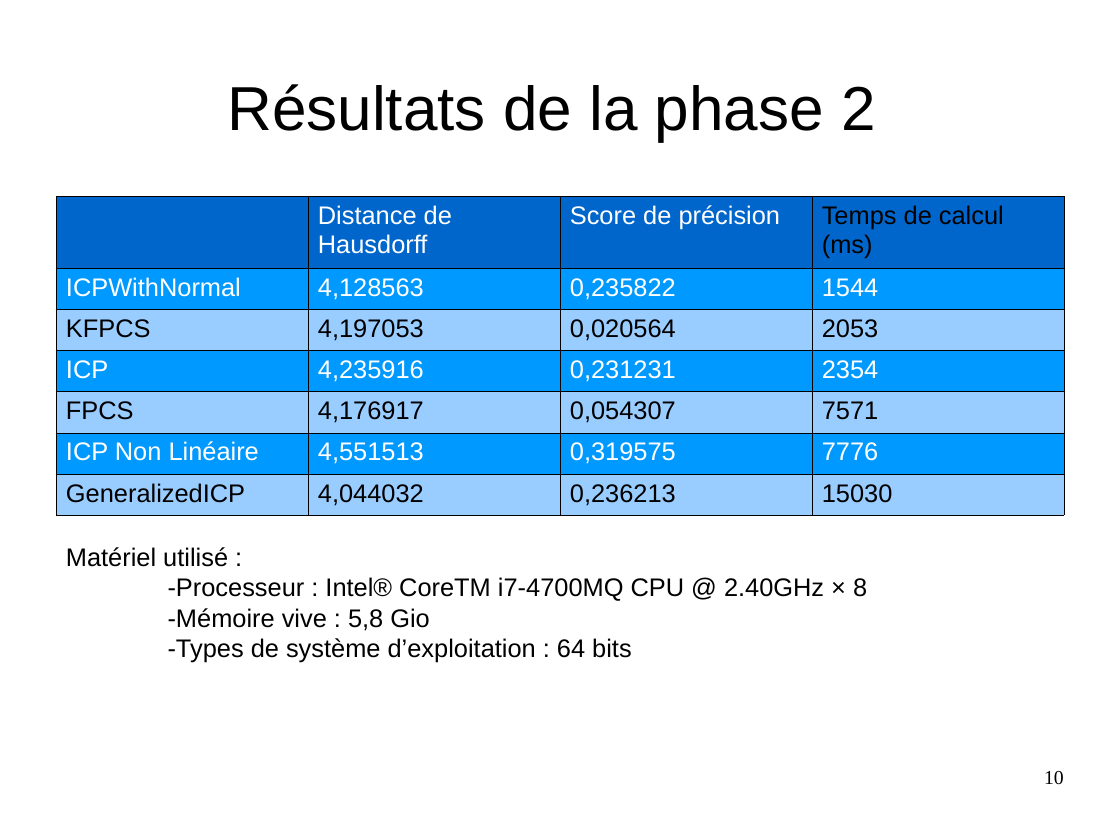
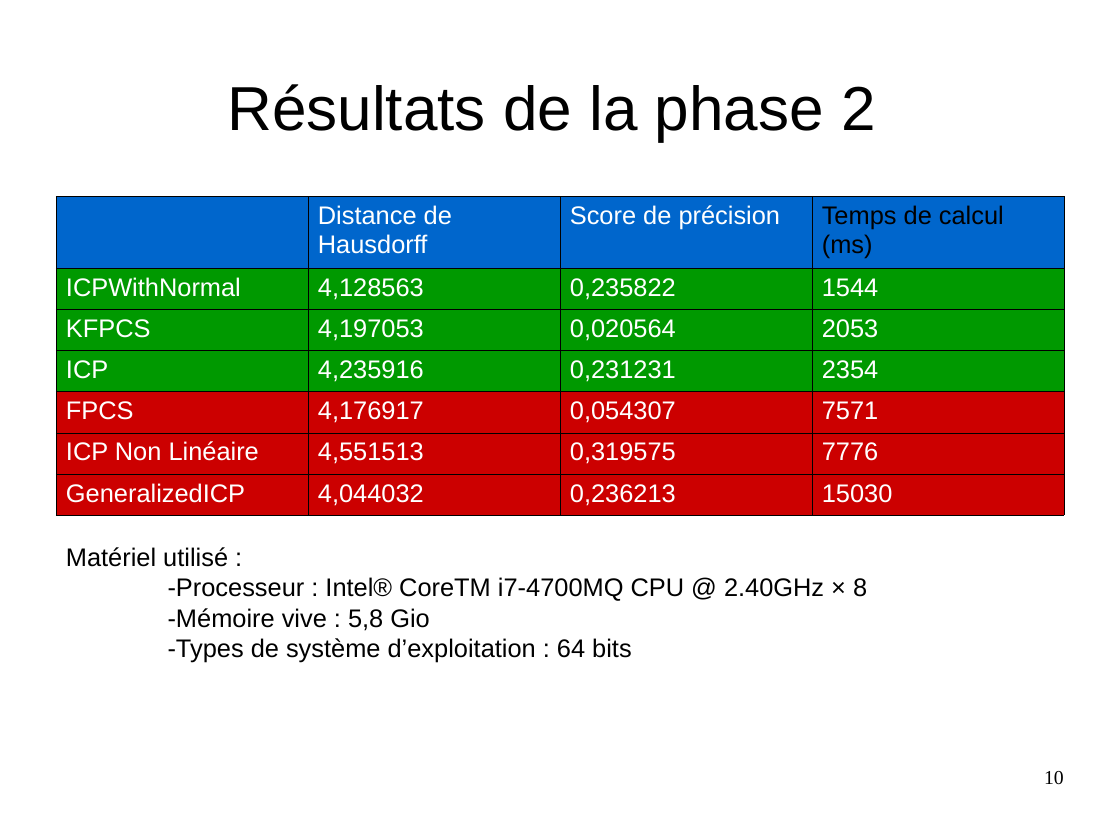
Before and after one commit to MABILYJohan/TER_Recalage_multi_points, a slide deck: slide 10 of Rapports et diapos/Diapositive_TER.odp. Drawn at 1120x840 pixels with LibreOffice and Linux fonts; fonts in the diff are those of the drawing; background and template pictures are left out. Boxes give left, top, right and bottom in pixels: in the first picture for what was removed or moved away, otherwise in the second. Text is boxed around its words. In the diff, an @@ line names an element or a change of style, - is before the commit and + after.

```diff
--- a/Rapports et diapos/Diapositive_TER.odp
+++ b/Rapports et diapos/Diapositive_TER.odp
@@ table at (56, 196, 1064, 515) @@
@@ fill #0099FF to #009900 in 8 cells @@
@@ fill #99CCFF to #009900 in row 3 @@
@@ fill #99CCFF to #CC0000 in 8 cells @@
@@ fill #0099FF to #CC0000 in row 6 @@
@@ text colour #000000 to #FFFFFF in "KFPCS", "4,197053", "0,020564", "2053" and 8 more places @@
```
Also in this commit, not shown: 1 other slide changed.
